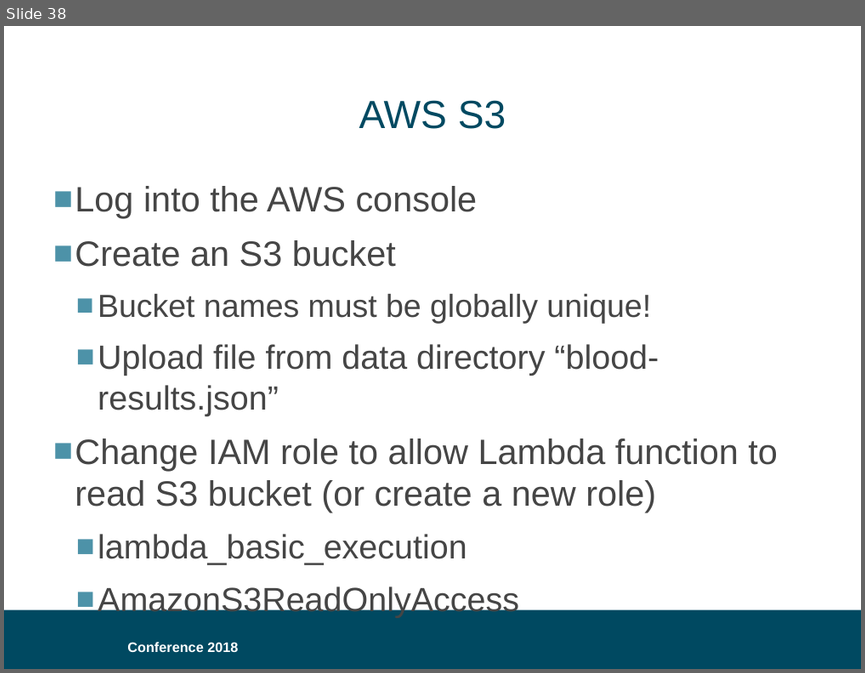
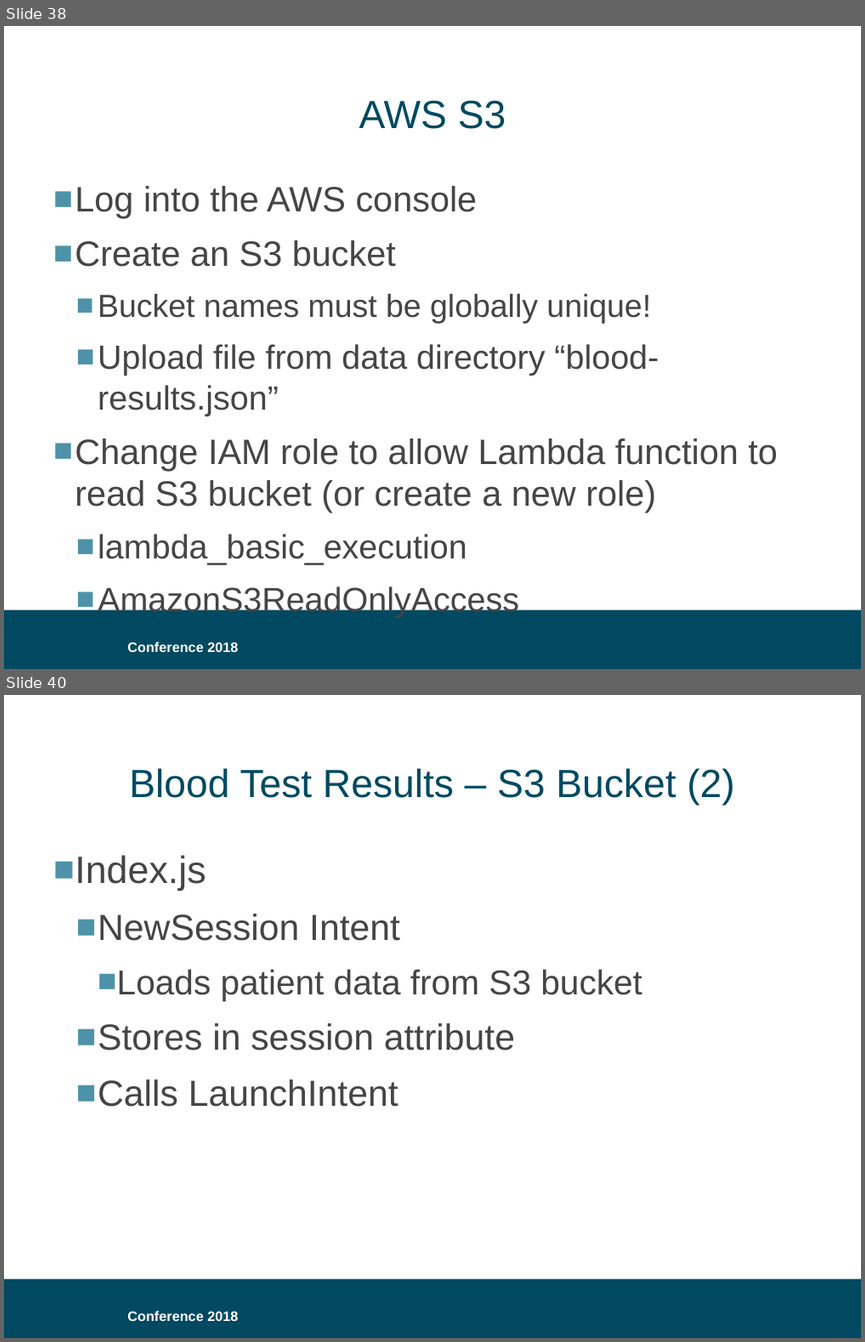
Before and after one commit to bklug/introductory-alexa-workshop, a slide deck: build-an-alexa-skill-for.pptx. Shown one above the other, each under a label of ours: slide 38 before the commit, slides 38 and 40 after it; the slides between them are not shown. The pictures are 865x673 and 865x1342 pixels, drawn with LibreOffice and Linux fonts; fonts in the diff are those of the drawing; background and template pictures are left out. Boxes give left, top, right and bottom in pixels: in the first picture for what was removed or moved away, otherwise in the second. Text is boxed around its words. In the diff, an @@ line names an element or a change of style, - is before the commit and + after.

```diff
--- a/build-an-alexa-skill-for.pptx
+++ b/build-an-alexa-skill-for.pptx
@@ slide 40 added at bbox=[4, 695, 861, 1338], background #FFFFFF; not listed: 2 template elements that a slide beside it also shows @@
@@ title added at bbox=[129, 768, 734, 805], 33 pt, text #004961 @@
+Blood Test Results – S3 Bucket (2)
@@ text added at bbox=[75, 855, 642, 1106], 30.5 pt, text #454545 @@
+■ Index.js
+  ■ NewSession Intent
+    ■ Loads patient data from S3 bucket
+  ■ Stores in session attribute
+  ■ Calls LaunchIntent
```
Also in this commit, not shown: 1 slide changed, 1 other slide added.
